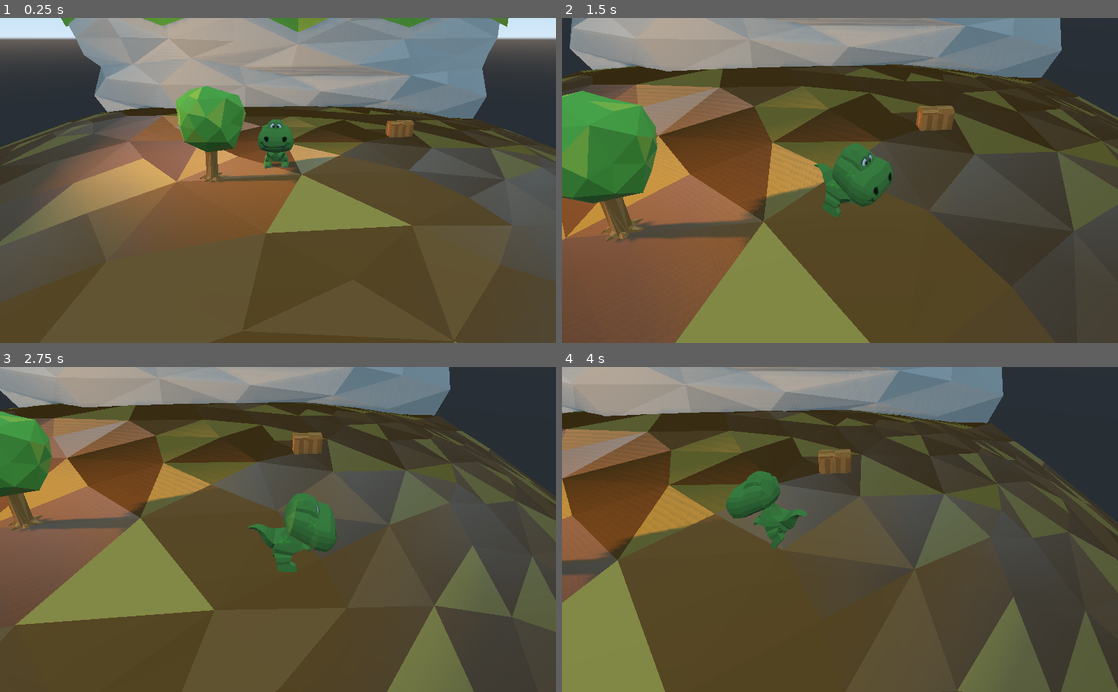
Above: before the commit, frames 1-4 (two rows, left to right).
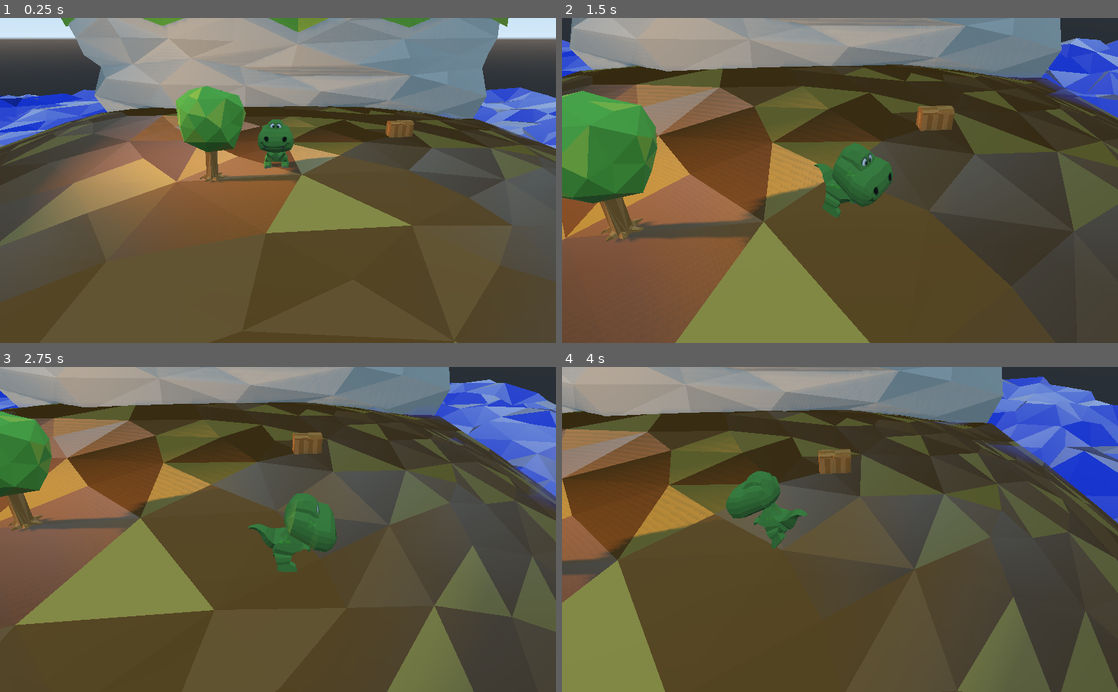
Above: after the commit, the same moments.

Repository: pisgah-fogel/SmallWorld3D
Game: Godot game, scene res://TestScene.tscn
Same seed, same stepped clock (60 frames per second), same inputs: the game is played once before the commit and once after it.
Inputs:
- Up to frame 1 (0.25 s): no input
- Up to frame 2 (1.5 s): hold Right (ui_right) 0.53-1.28 s; hold Down (ui_down) from 1.28 s (still down)
- Up to frame 3 (2.75 s): release Down (ui_down) at 2.03 s; hold Right (ui_right) from 2.03 s (still down)
- Up to frame 4 (4 s): release Right (ui_right) at 2.78 s; hold Up (ui_up) 2.78-3.53 s; hold Left (ui_left) from 3.53 s (still down)

The runs differ from the first frame. In frame 1, 3.9% of the frame differs, in the area x 0-100%, y 21-41%; in frame 2, 2.8%; in frame 3, 4.8%; in frame 4, 6.2%, in the area x 57-100%, y 2-49%.

Commit message:
Add water shader

Diff:
--- a/TestScene.tscn
+++ b/TestScene.tscn
@@ -30,6 +30,60 @@
 
 [sub_resource type="BoxShape" id=7]
 extents = Vector3( 0.264449, 0.230816, 0.460025 )
+
+[sub_resource type="Shader" id=9]
+code = "shader_type spatial;
+
+uniform vec4 out_color : hint_color = vec4(0.0, 0.2, 1.0, 1.0);
+uniform float amount : hint_range(0.2, 1.5) = 0.8;
+uniform float beer_factor = 0.2;
+
+float generateOffset(float x, float z, float val1, float val2, float time) {
+	float speed = 1.0;
+	float radiansX = ((mod(x+z*x*val1, amount) / amount) + (time * speed) * mod(x*0.8+z, 1.5)) * 2.0 * 3.14;
+	float radiansZ = ((mod(val2*(z*x+x*z), amount)/amount) + (time*speed)*2.0*mod(x, 2.0)) * 2.0 * 3.14;
+	return amount * 0.5 * (sin(radiansZ) + cos(radiansX));
+}
+
+vec3 applyDistortion(vec3 vertex, float time) {
+	float xd = generateOffset(vertex.x, vertex.z, 0.2, 0.1, time);
+	float yd = generateOffset(vertex.x, vertex.z, 0.1, 0.3, time);
+	float zd = generateOffset(vertex.x, vertex.z, 0.15, 0.2, time);
+	return vertex + vec3(xd, yd, zd);
+}
+
+void vertex() {
+	VERTEX = applyDistortion(VERTEX, TIME * 0.1);
+}
+
+void fragment() {
+	NORMAL = normalize(cross(dFdx(VERTEX), dFdy(VERTEX)));
+	METALLIC = 0.6;
+	SPECULAR = 0.5;
+	ROUGHNESS = 0.2;
+	ALBEDO = out_color.xyz;
+
+	float depth = texture(DEPTH_TEXTURE, SCREEN_UV).r;
+
+	depth = depth * 2.0 - 1.0;
+	depth = PROJECTION_MATRIX[3][2] / (depth + PROJECTION_MATRIX[2][2]);
+	depth = depth + VERTEX.z;
+
+	depth = exp(-depth * beer_factor);
+	ALPHA = clamp(1.0 - depth, 0.0, 1.0);
+}"
+
+[sub_resource type="ShaderMaterial" id=10]
+shader = SubResource( 9 )
+shader_param/out_color = Color( 0, 0.2, 1, 1 )
+shader_param/amount = 0.8
+shader_param/beer_factor = 0.2
+
+[sub_resource type="PlaneMesh" id=8]
+material = SubResource( 10 )
+size = Vector2( 50, 50 )
+subdivide_width = 25
+subdivide_depth = 25
 
 [node name="TestScene" type="Spatial"]
 script = ExtResource( 9 )
@@ -130,6 +184,11 @@
 [node name="CollisionShape" type="CollisionShape" parent="StaticChest/Area"]
 transform = Transform( 1, 0, 0, 0, 1, 0, 0, 0, 1, 3.24634, 1.3237, -0.37635 )
 shape = SubResource( 7 )
+
+[node name="MeshInstance" type="MeshInstance" parent="."]
+transform = Transform( 1, 0, 0, 0, 1, 0, 0, 0, 1, 0.249861, -0.151991, 0 )
+mesh = SubResource( 8 )
+material/0 = null
 [connection signal="timeout" from="Character/Timer" to="Character" method="_on_Timer_timeout"]
 [connection signal="body_entered" from="StaticChest/Area" to="StaticChest" method="_on_Area_body_entered"]
 
Not shown: 1 places in TestScene.tscn that only renumber resources
